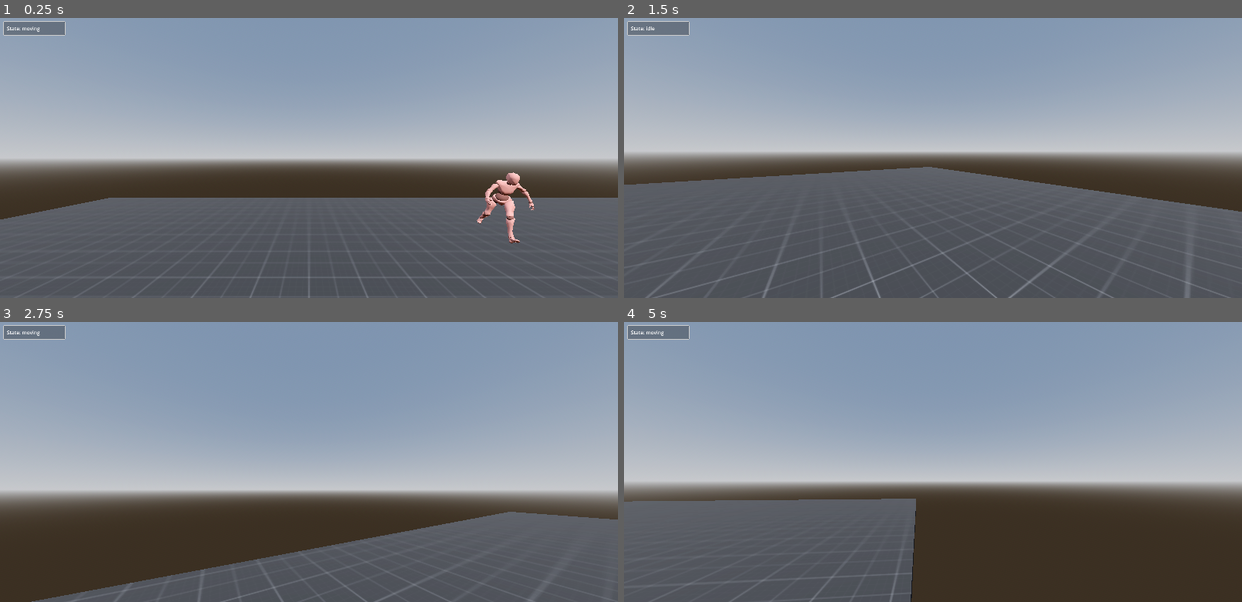
Above: before the commit, frames 1-4 (two rows, left to right).
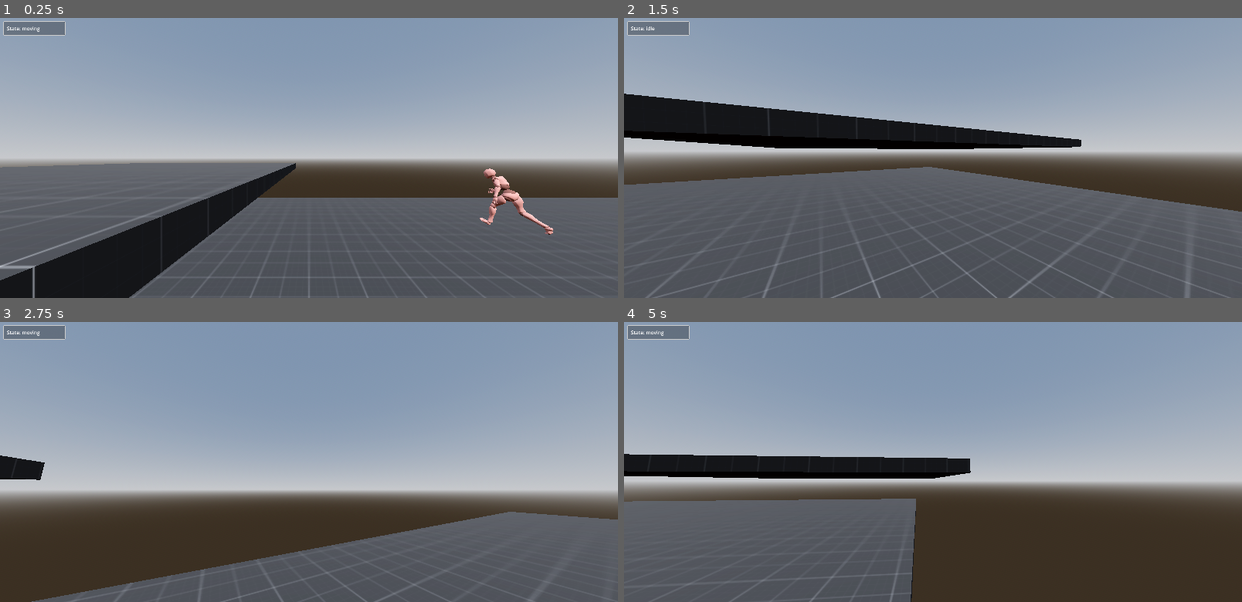
Above: after the commit, the same moments.

Repository: Bessonica/meleeFire
Game: Godot game, scene res://Scenes/Level/level.tscn
Same seed, same stepped clock (60 frames per second), same inputs: the game is played once before the commit and once after it.
Inputs (mouse positions are in pixels of both pictures, inside the frame that each line leads up to):
- Up to frame 1 (0.25 s): no input
- Up to frame 2 (1.5 s): move the mouse to (963, 158) at 0.52 s; hold C (Crouch) 0.53-1.28 s; hold W (moveForward) from 0.53 s (still down); tap Space (jump) at 0.77 s; move the mouse to (902, 158) at 1.27 s; tap C (Crouch) at 1.35 s
- Up to frame 3 (2.75 s): keep holding W (moveForward); tap Space (jump) at 1.52 s; move the mouse to (321, 456) at 2.02 s; press the mouse at (321, 456) at 2.03 s; tap C (Crouch) at 2.3 s
- Up to frame 4 (5 s): keep holding W (moveForward); move the mouse to (926, 467) at 2.77 s; release the mouse at (926, 467) at 2.78 s; right-click (926, 467) at 2.85 s; tap Space (jump) at 3.02, 3.77, 4.52 s; tap C (Crouch) at 3.05, 3.8, 4.35 s; move the mouse to (976, 464) at 3.52 s; hold Shift (sprint) 3.53-4.28 s; move the mouse to (883, 459) at 4.27 s

The runs differ from the first frame. In frame 1, 13% of the frame differs, in the area x 0-90%, y 51-100%; in frame 2, 7.9%; in frame 3, 0.5%; in frame 4, 4.3%.

Commit message:
change shapecast for raycast, check for collison above head while crouching

Diff:
--- a/Scenes/Level/level.tscn
+++ b/Scenes/Level/level.tscn
@@ -48,6 +48,7 @@
 
 [node name="CSGCombiner3D" type="CSGCombiner3D" parent="World/NavigationRegion3D"]
 use_collision = true
+collision_layer = 9
 
 [node name="CSGBox3D" type="CSGBox3D" parent="World/NavigationRegion3D/CSGCombiner3D"]
 transform = Transform3D(1, 0, 0, 0, 1, 0, 0, 0, 1, 4.11706, -0.331543, 2.91298)
@@ -55,9 +56,14 @@
 size = Vector3(32.0448, 0.336914, 28.3258)
 material = SubResource("StandardMaterial3D_pp6qf")
 
+[node name="CSGBox3D2" type="CSGBox3D" parent="World/NavigationRegion3D/CSGCombiner3D"]
+transform = Transform3D(1, 0, 0, 0, 1, 0, 0, 0, 1, -6.26171, 1.69946, -6.412)
+material_override = SubResource("StandardMaterial3D_t3nu8")
+size = Vector3(10.7514, 0.336914, 12.2737)
+material = SubResource("StandardMaterial3D_pp6qf")
+
 [node name="Zombie" parent="World" instance=ExtResource("3_7ho3i")]
 transform = Transform3D(1, 0, 0, 0, 1, 0, 0, 0, 1, 5, 0.364633, -5)
-activated = true
 playerPath = NodePath("../../PlayerSM")
 
 [node name="BallSpawner" parent="World" instance=ExtResource("5_myvgy")]
--- a/Scenes/PlayerStateMachine/playerStateMachine.tscn
+++ b/Scenes/PlayerStateMachine/playerStateMachine.tscn
@@ -249,7 +249,13 @@
 FSM = NodePath("../FiniteStateMachine")
 
 [node name="ShapeCast3D" type="ShapeCast3D" parent="."]
-enabled = false
 shape = SubResource("SeparationRayShape3D_4gfh4")
-target_position = Vector3(0, 1.15, 0)
+target_position = Vector3(0, 1.2, 0)
+collision_mask = 9
 collide_with_areas = true
+debug_shape_custom_color = Color(0.819608, 0.0941176, 0.117647, 1)
+
+[node name="RayCast3D" type="RayCast3D" parent="."]
+target_position = Vector3(0, 1.2, 0)
+collision_mask = 8
+collide_with_areas = true
--- a/Scripts/FSM/CrouchState.gd
+++ b/Scripts/FSM/CrouchState.gd
@@ -50,11 +50,12 @@
 	pass
 
 func uncrouch():
-	if CROUCHSHAPECAST.is_colliding() == false and Input.is_action_pressed("Crouch") == false:
+	if CROUCHRAYCAST.is_colliding() == false and Input.is_action_pressed("Crouch") == false:
 		ANIMATIONPLAYER.play('Crouch', -1.0, -crouchSpeed * 1.5, true)
 		if ANIMATIONPLAYER.is_playing():
 			await ANIMATIONPLAYER.animation_finished
 		state_transition.emit(self, "idle")
-	elif CROUCHSHAPECAST.is_colliding() == true:
+	elif CROUCHRAYCAST.is_colliding() == true:
+		print("colliding")
 		await get_tree().create_timer(0.1).timeout
 		uncrouch()
--- a/Scripts/FSM/Player/FSMPlayerMovement.gd
+++ b/Scripts/FSM/Player/FSMPlayerMovement.gd
@@ -5,9 +5,10 @@
 @onready var player = $".."
 @onready var animationPlayer = $"../AnimationPlayer"
 @onready var SHAPECAST3D = $"../ShapeCast3D"
+@onready var RAYCAST3D = $"../RayCast3D"
 # Called when the node enters the scene tree for the first time.
 func _ready():
 	super()
 	for child in get_children():
 		if child is PlayerState:
-			child.setParamiters(playerCamera, player, animationPlayer, SHAPECAST3D)
+			child.setParamiters(playerCamera, player, animationPlayer, RAYCAST3D)
--- a/Scripts/FSM/PlayerState.gd
+++ b/Scripts/FSM/PlayerState.gd
@@ -5,6 +5,7 @@
 @onready var PLAYER : Player
 var CAMERA
 var CROUCHSHAPECAST
+var CROUCHRAYCAST
 const sensitivity = 0.01
 @onready var ANIMATIONPLAYER : AnimationPlayer
 
@@ -13,9 +14,9 @@
 	pass
 
 
-func setParamiters(camera: Camera3D, player: CharacterBody3D, animationPlayer: AnimationPlayer, crouchShapeCast: ShapeCast3D):
+func setParamiters(camera: Camera3D, player: CharacterBody3D, animationPlayer: AnimationPlayer, crouchRayCast: RayCast3D):
 	await owner.ready
 	self.CAMERA = camera
 	self.PLAYER = player
 	self.ANIMATIONPLAYER = animationPlayer
-	self.CROUCHSHAPECAST = crouchShapeCast
+	self.CROUCHRAYCAST = crouchRayCast
--- a/project.godot
+++ b/project.godot
@@ -76,3 +76,4 @@
 [layer_names]
 
 3d_physics/layer_3="zombie"
+3d_physics/layer_4="csgBOX"
